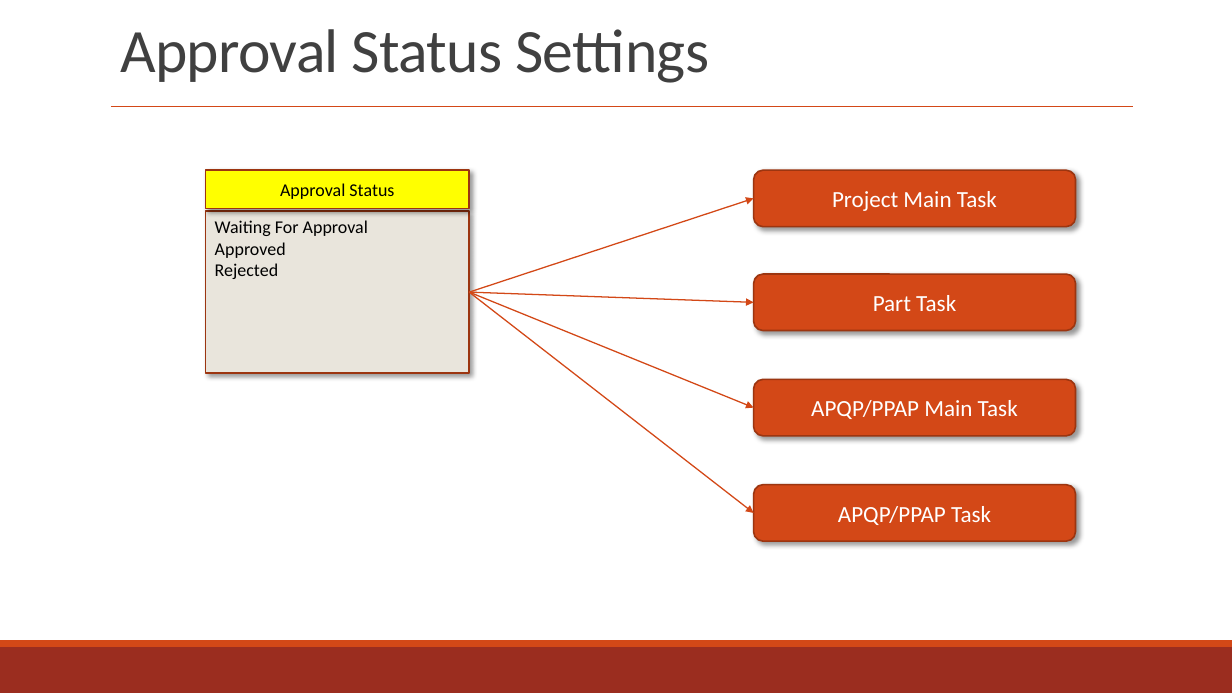
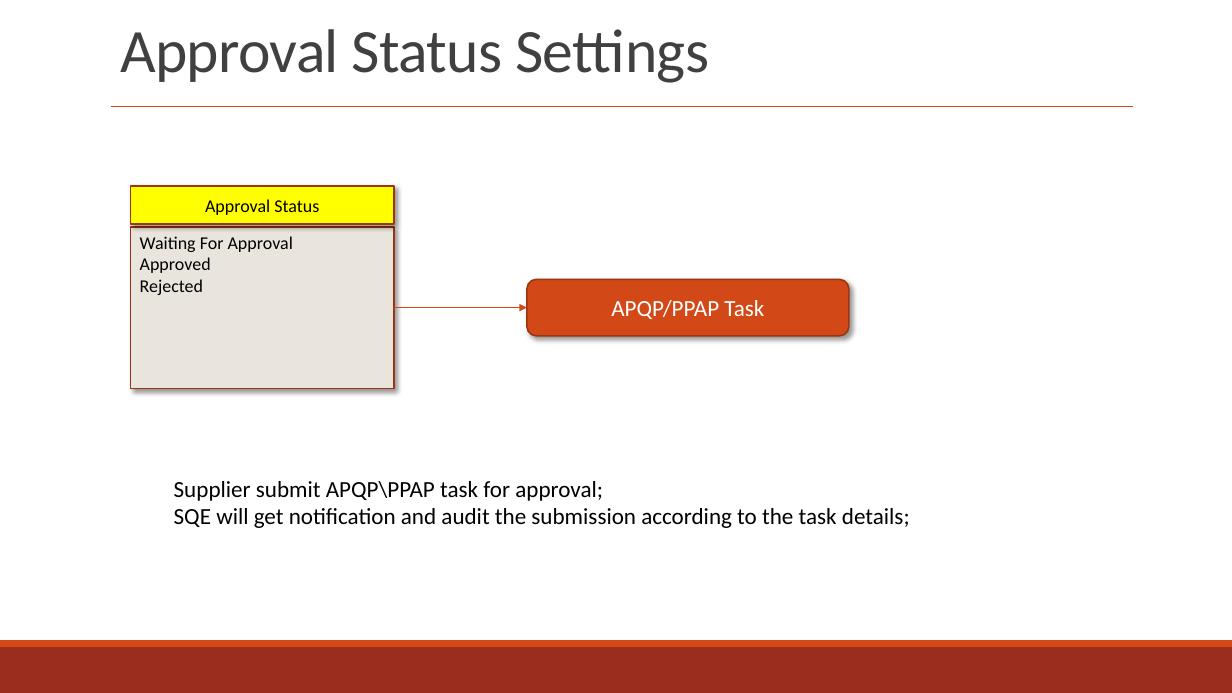
Before and after one commit to zyw9963/YFVE-supplier-portal, a slide deck: slide 87 of projects/YanFeng/02 System Design/User Stories/Flowcharts/Supplier FlowCharts & UX.pptx (slide 86 before the commit). Drawn at 1232x693 pixels with LibreOffice and Linux fonts; fonts in the diff are those of the drawing. Boxes give left, top, right and bottom in pixels: in the first picture for what was removed or moved away, otherwise in the second. Text is boxed around its words. In the diff, an @@ line names an element or a change of style, - is before the commit and + after.

```diff
--- a/projects/YanFeng/02 System Design/User Stories/Flowcharts/Supplier FlowCharts & UX.pptx
+++ b/projects/YanFeng/02 System Design/User Stories/Flowcharts/Supplier FlowCharts & UX.pptx
@@ rounded rectangle removed at box(754, 170, 1076, 226) @@
-Project Main Task
@@ rectangle "Approval Status": place and size @@
-rectangle "Approval Status" at box(206, 170, 470, 209)
+rectangle "Approval Status" at box(130, 186, 394, 225)
@@ arrow removed from (470, 292) to (754, 199) @@
@@ rectangle "Waiting For Approval": place and size @@
-rectangle "Waiting For Approval" at box(206, 212, 470, 373)
+rectangle "Waiting For Approval" at box(130, 226, 394, 388)
@@ arrow removed from (470, 292) to (754, 302) @@
@@ arrow removed from (470, 292) to (754, 408) @@
@@ rounded rectangle "APQP/PPAP Task": place and size @@
-rounded rectangle "APQP/PPAP Task" at box(754, 485, 1076, 542)
+rounded rectangle "APQP/PPAP Task" at box(527, 279, 848, 335)
@@ rounded rectangle removed at box(754, 274, 1076, 331) @@
-Part Task
@@ arrow moved from (470, 292) - (754, 513) to (395, 308) - (527, 308) @@
@@ rounded rectangle removed at box(754, 380, 1076, 436) @@
-APQP/PPAP Main Task
@@ text added at box(174, 481, 910, 528), 18 pt, text #000000 @@
+Supplier submit APQP\PPAP task for approval;
+SQE will get notification and audit the submission according to the task details;
```
Also in this commit, not shown: 1 other slide changed, 1 slide added.
